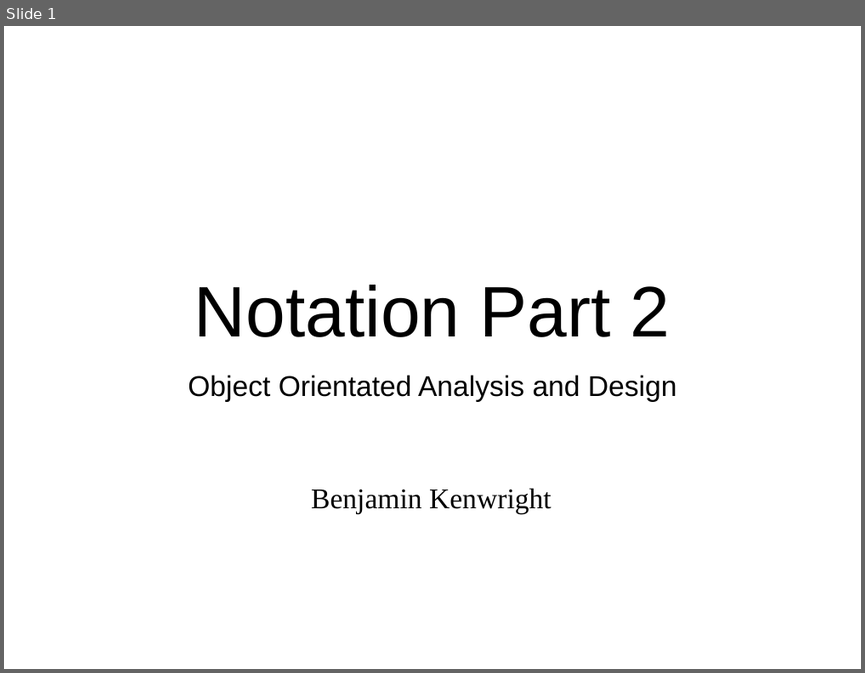
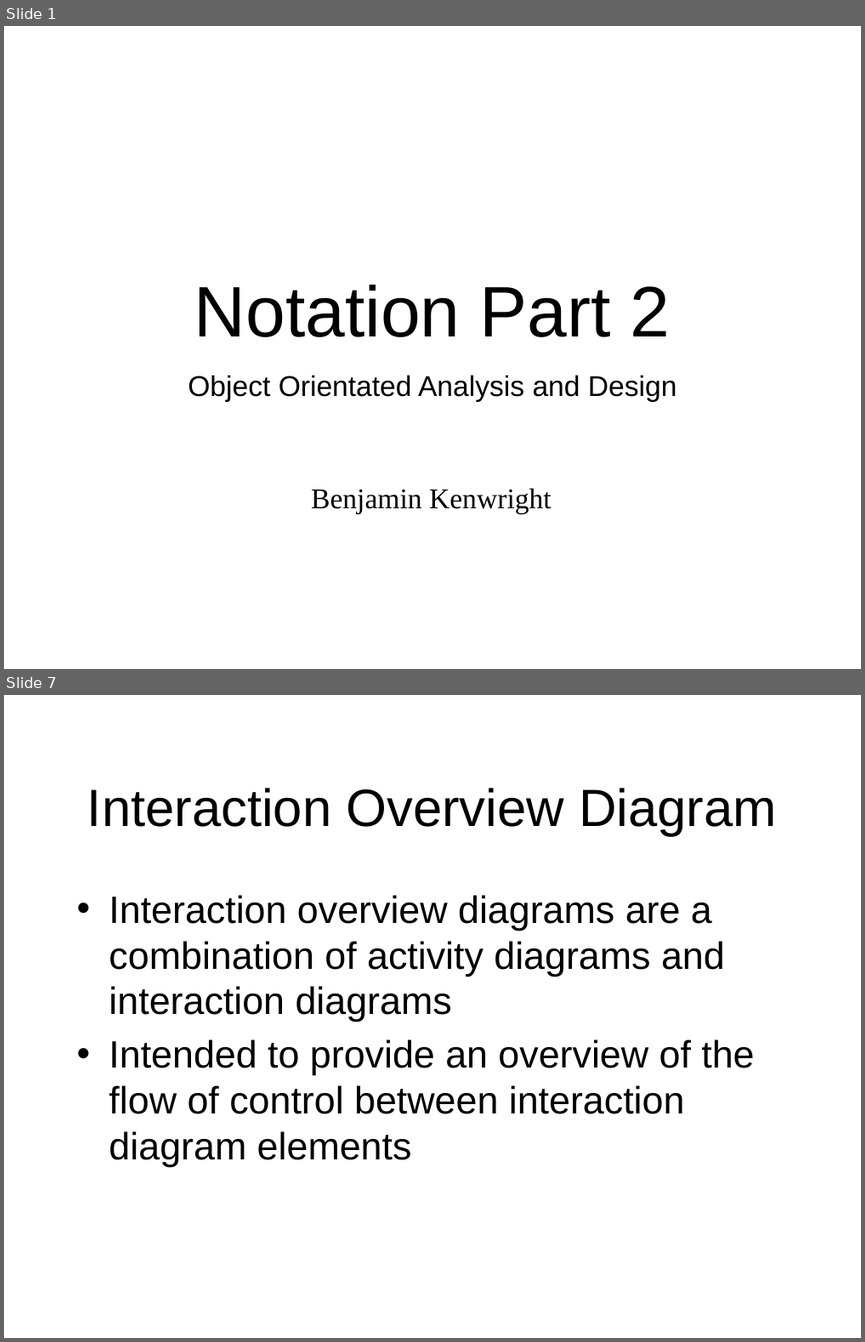
Before and after one commit to octaviordz/zjnu2017.github.io, a slide deck: OOAD/lectures/070--Notation.Part.2.pptx. Shown one above the other, each under a label of ours: slide 1 before the commit, slides 1 and 7 after it; the slides between them are not shown. The pictures are 865x673 and 865x1342 pixels, drawn with LibreOffice and Linux fonts; fonts in the diff are those of the drawing. Boxes give left, top, right and bottom in pixels: in the first picture for what was removed or moved away, otherwise in the second. Text is boxed around its words. In the diff, an @@ line names an element or a change of style, - is before the commit and + after.

```diff
--- a/OOAD/lectures/070--Notation.Part.2.pptx
+++ b/OOAD/lectures/070--Notation.Part.2.pptx
@@ slide 7 added at (x1=4, y1=695, x2=861, y2=1338), background #FFFFFF @@
@@ title added at (x1=87, y1=788, x2=777, y2=836), 44 pt, text #000000 @@
+Interaction Overview Diagram
@@ text added at (x1=109, y1=895, x2=754, y2=1167), 32 pt, text #000000 @@
+• Interaction overview diagrams are a combination of activity diagrams and interaction diagrams
+• Intended to provide an overview of the flow of control between interaction diagram elements
```
Also in this commit, not shown: 3 slides changed, 19 other slides added, 1 slide removed, 2 other files.
